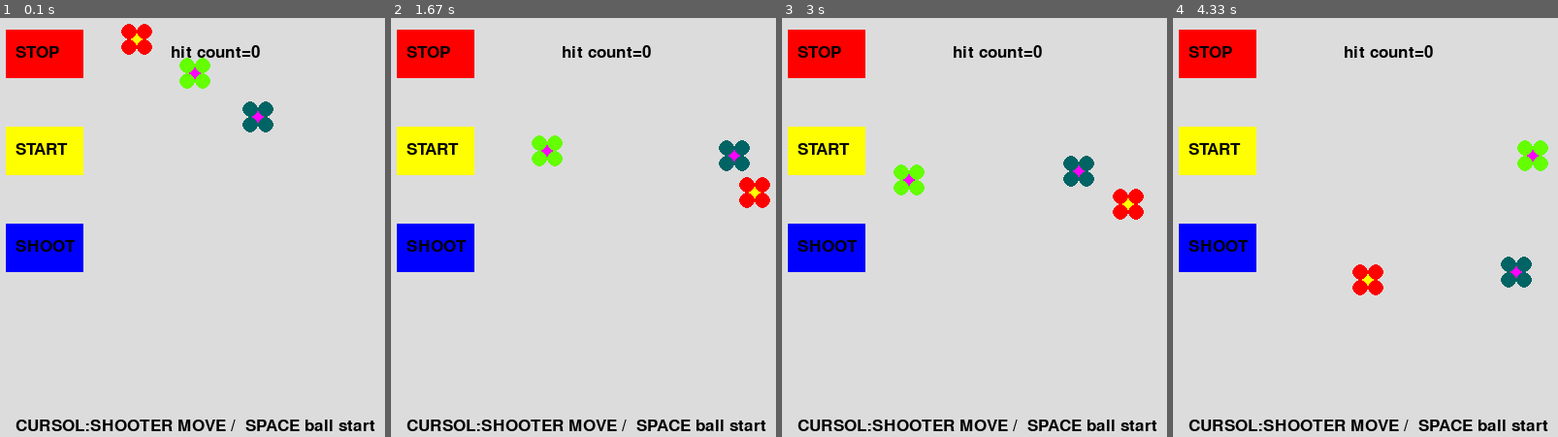
Above: before the commit, frames 1-4 (left to right).
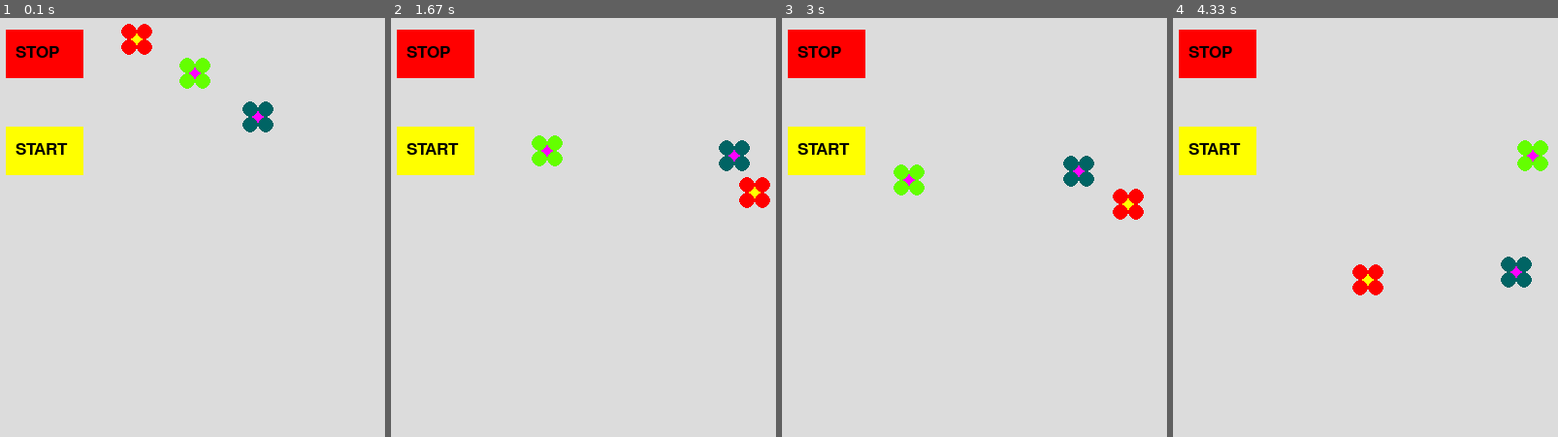
Above: after the commit, the same moments.

Repository: snc29654/pygame
Game: pygame game, started from design.py
The game is run twice, just before and just after one commit, with the same random seed, the same clock (stepped at 60 frames per second) and the same inputs.
Inputs (mouse positions are in pixels of both pictures, inside the frame that each line leads up to):
- Up to frame 1 (0.1 s): no input
- Up to frame 2 (1.67 s): click (437, 248) at 0.38 s, where only the run before the commit has a clickable "SHOOT"; hold Left 0.67-1.2 s
- Up to frame 3 (3 s): click "STOP" at 1.78 s
- Up to frame 4 (4.33 s): click "START" at 3.28 s

The runs differ from the first frame. In frame 1, 4.0% of the frame differs, in the area x 1-98%, y 6-99%; in frame 2, 4.0%; in frame 3, 4.0%; in frame 4, 4.0%.

Commit message:
花が動く

Diff:
--- a/design.py
+++ b/design.py
@@ -57,19 +57,8 @@
         pygame.quit()
         sys.exit()
 
-    def hit_check(self):
-        for i in range(10):
-            if(((self.bxt[i]>(self.x-self.target_size-10))and(self.bxt[i]<(self.x+self.target_size+10)))
-             and((self.byt[i]>(self.y-4))and(self.byt[i]<(self.y+4)))):
-                self.hit=1
-
-
-    def wall_out(self):
-        for i in range(10):
-            if(((self.bxt[i]>(self.xk))and(self.bxt[i]<(self.xk+self.wall_size)))
-             and((self.byt[i]>(self.yk))and(self.byt[i]<(self.yk+10)))):
-                self.stop=1
-                self.khit=1
+
+
 
     def make_target(self):
         pygame.draw.circle(self.main_surface, (random.randint(0,255),random.randint(0,255),random.randint(0,255)), (self.x, self.y), self.target_size)
@@ -197,17 +186,16 @@
 
 
     def game_loop(self):
-        pygame.display.set_caption("SHOOTING TEST")
+        pygame.display.set_caption("Dsign")
         clock = pygame.time.Clock()
         stop_button = pygame.Rect(30, 30, 80, 50)
         start_button = pygame.Rect(30, 130, 80, 50)
-        reset_button = pygame.Rect(30, 230, 80, 50)
+        #reset_button = pygame.Rect(30, 230, 80, 50)
         font = pygame.font.SysFont(None, 25)
         text1 = font.render("STOP", True, (0,0,0))
         text2 = font.render("START", True, (0,0,0))
-        text3 = font.render("SHOOT", True, (0,0,0))
-        text4 = font.render("CURSOL:SHOOTER MOVE /  SPACE ball start   ", True, (0,0,0))
-        texthit = font.render("HIT!", True, (0,0,0))
+        #text3 = font.render("SHOOT", True, (0,0,0))
+        #text4 = font.render("CURSOL:SHOOTER MOVE /  SPACE ball start   ", True, (0,0,0))
 
         going = True
         while going:
@@ -248,20 +236,7 @@
                         self.stop=1
                     if start_button.collidepoint(event.pos):
                         self.stop=0
-                    if reset_button.collidepoint(event.pos):
-                        #玉発射
-                        self.bxt[self.xy0state]=self.x3
-                        self.byt[self.xy0state]=400
-                        self.xy0state += 1
-                        if(self.xy0state==9):
-                            self.xy0state=0
-                        self.stop=0
-
-            #的衝突
-            self.hit_check()
-
-            #障壁衝突
-            self.wall_out()
+
 
 
 
@@ -270,7 +245,6 @@
             self.main_surface.fill((220, 220, 220))
             pygame.draw.rect(self.main_surface, (255, 0, 0), stop_button)
             pygame.draw.rect(self.main_surface, (255, 255, 0), start_button)
-            pygame.draw.rect(self.main_surface, (0, 0, 255), reset_button)
 
             self.by0 -=10
             self.by1 -=10
@@ -297,31 +271,10 @@
             self.make_target_base1()
             self.make_target_base2()
 
-            """
-            #障壁
-            pygame.draw.rect(self.main_surface, (100,0,255), (self.xk, self.yk,self.wall_size,10))
-
-            #玉
-            for i in range(10):
-                pygame.draw.circle(self.main_surface, (0,0,0), (self.bxt[i], self.byt[i]), 10)
-
-            #大砲
-            pygame.draw.rect(self.main_surface, (255,0,255), (self.x3-25, self.y3,50,20))
-
-            """
-
             self.main_surface.blit(text1, (40, 45))
             self.main_surface.blit(text2, (40,145))
-            self.main_surface.blit(text3, (40,245))
-            self.main_surface.blit(text4, (40,430))
-            if(self.hit==1):
-                self.hit_count+=1
-                self.hit=0
-            if(self.khit==1):
-                texthit = font.render("game over count="+str(self.hit_count), True, (0,0,0))
-            else:
-                texthit = font.render("hit count="+str(self.hit_count), True, (0,0,0))
-            self.main_surface.blit(texthit, (200,45))
+            #self.main_surface.blit(text3, (40,245))
+            #self.main_surface.blit(text4, (40,430))
             pygame.display.update()
             clock.tick(50)
 if __name__ == '__main__':
